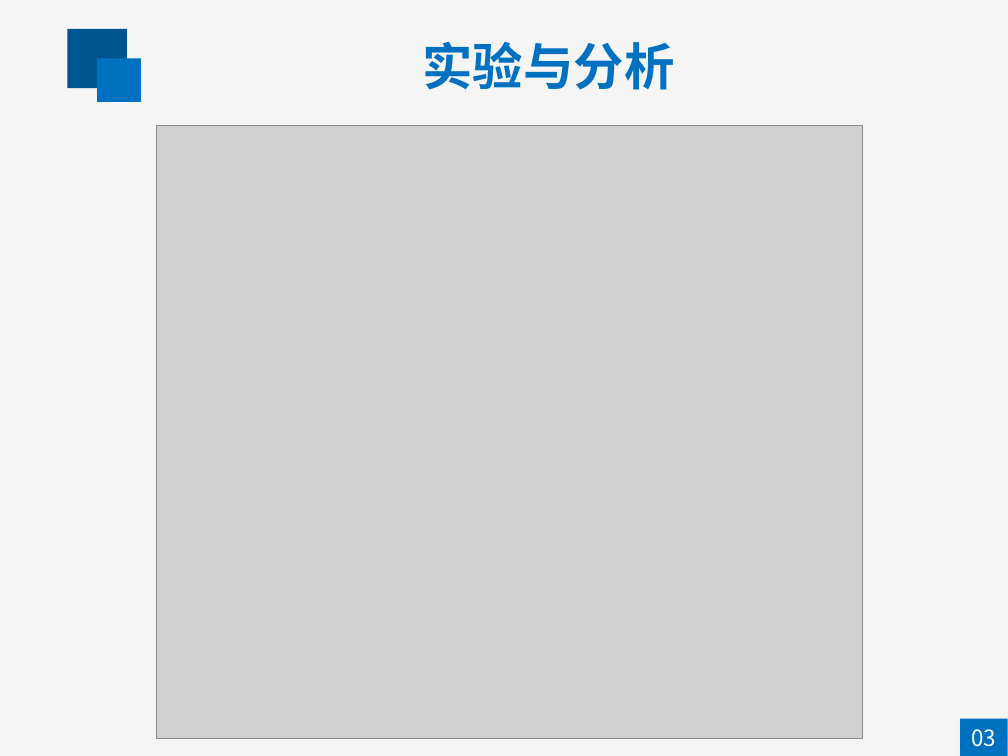
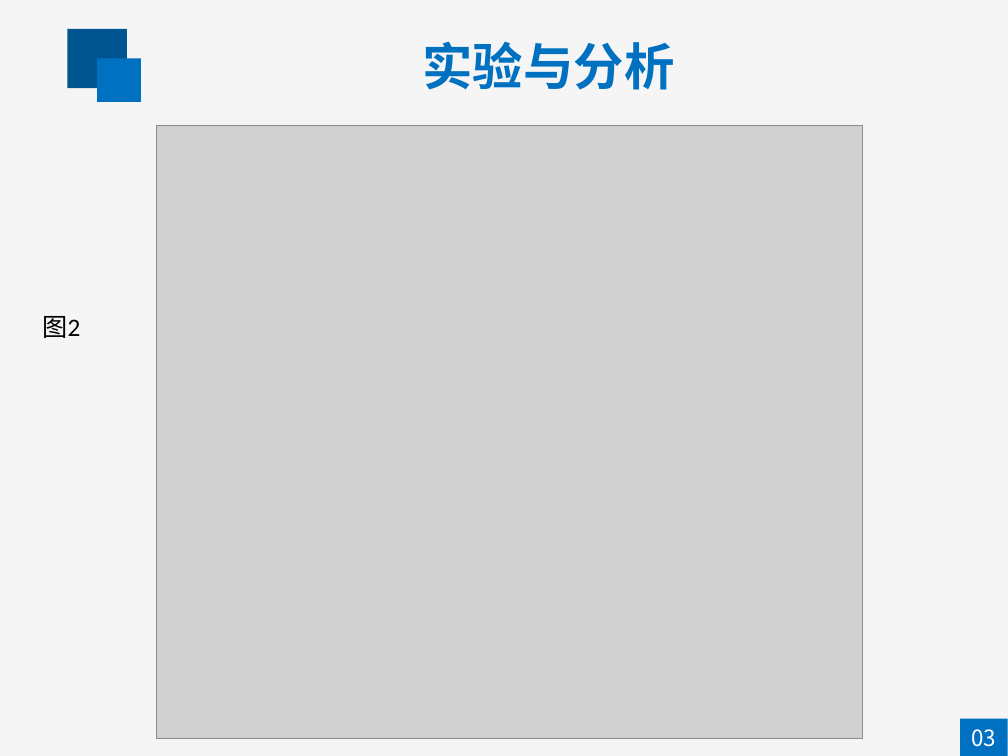
Before and after one commit to ZHuiLBo/PaperBK, a slide deck: slide 28 of 赵惠答辩（删）.pptx. Drawn at 1008x756 pixels with LibreOffice and Linux fonts; fonts in the diff are those of the drawing; grey boxes stand for pictures. Boxes give left, top, right and bottom in pixels: in the first picture for what was removed or moved away, otherwise in the second. Text is boxed around its words. In the diff, an @@ line names an element or a change of style, - is before the commit and + after.

```diff
--- a/赵惠答辩（删）.pptx
+++ b/赵惠答辩（删）.pptx
@@ text added at [42,316,80,338], 18 pt, text #000000 @@
+图2
```
Also in this commit, not shown: 2 other slides changed.
